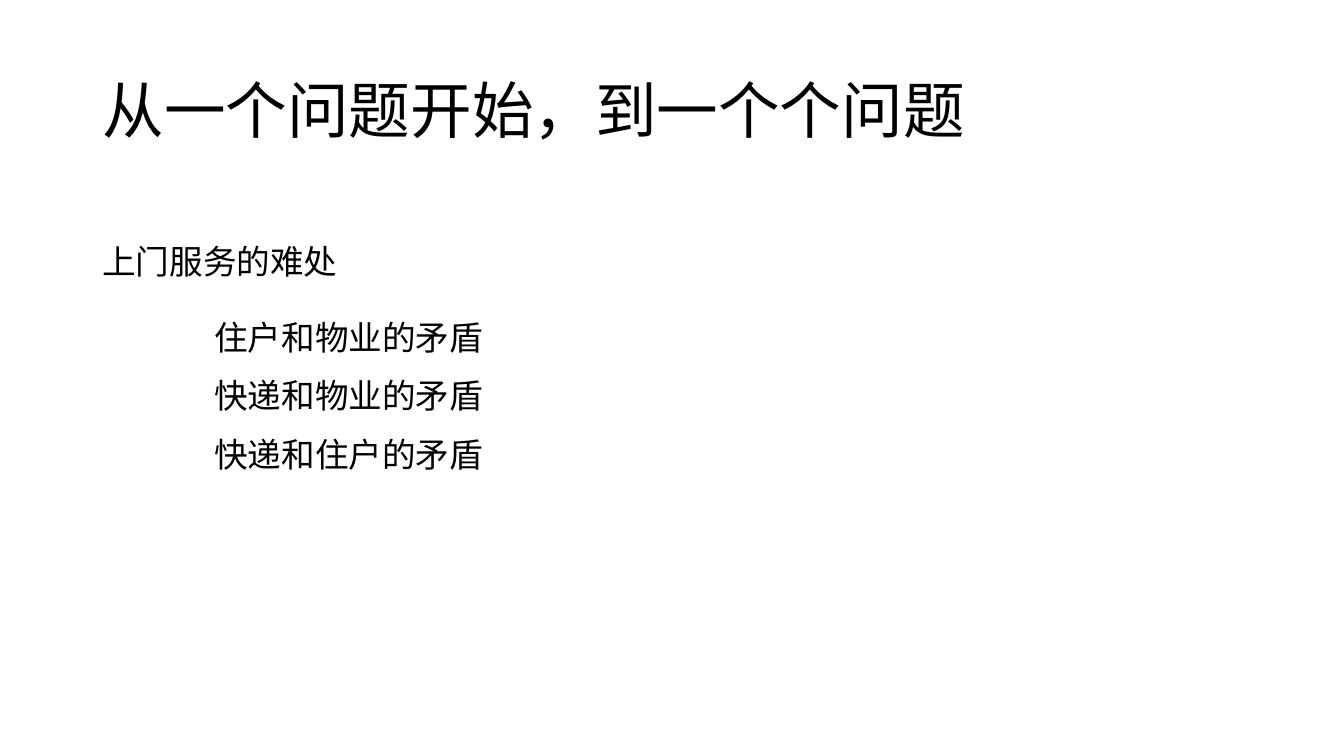
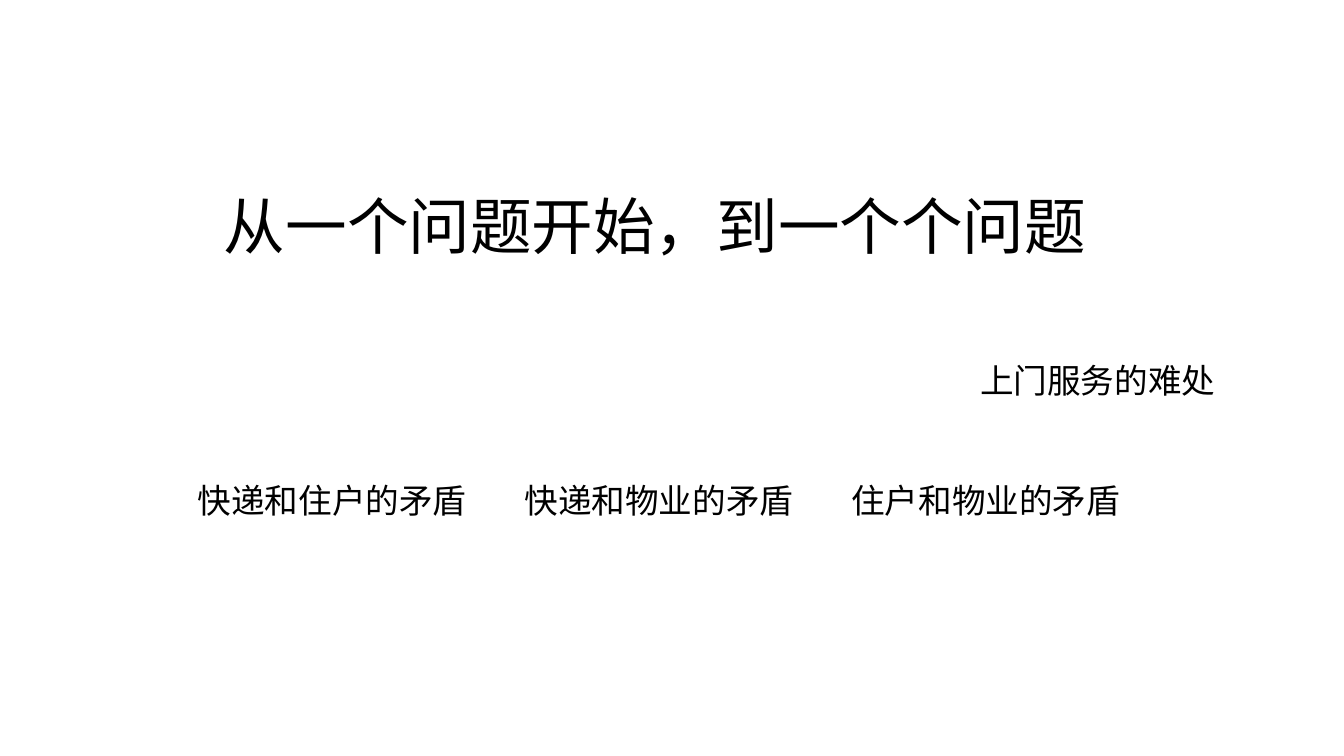
Before and after one commit to twigzxd/ZXXXZ, a slide deck: slide 5 of 智能快递柜ppt.pptx (slide 3 before the commit). Drawn at 1344x756 pixels with LibreOffice and Linux fonts; fonts in the diff are those of the drawing. Boxes give left, top, right and bottom in pixels: in the first picture for what was removed or moved away, otherwise in the second. Text is boxed around its words. In the diff, an @@ line names an element or a change of style, - is before the commit and + after.

```diff
--- a/智能快递柜ppt.pptx
+++ b/智能快递柜ppt.pptx
@@ title "从一个问题开始，到一个个问题": place and size @@
-title "从一个问题开始，到一个个问题" at (102,81,964,140)
+title "从一个问题开始，到一个个问题" at (224,197,1086,256)
@@ title "从一个问题开始，到一个个问题" at (224,197,1086,256): alignment left to centre @@
@@ text "上门服务的难处": place and size @@
-text "上门服务的难处" at (102,245,337,277)
+text "上门服务的难处" at (980,364,1215,396)
@@ text "快递和住户的矛盾": place and size @@
-text "快递和住户的矛盾" at (214,438,483,470)
+text "快递和住户的矛盾" at (198,484,467,516)
@@ text "快递和物业的矛盾": place and size @@
-text "快递和物业的矛盾" at (214,379,483,411)
+text "快递和物业的矛盾" at (524,484,793,516)
@@ text "住户和物业的矛盾": place and size @@
-text "住户和物业的矛盾" at (214,321,483,353)
+text "住户和物业的矛盾" at (851,484,1120,516)
```
Also in this commit, not shown: 7 other slides changed, 7 slides added, 1 other file.
